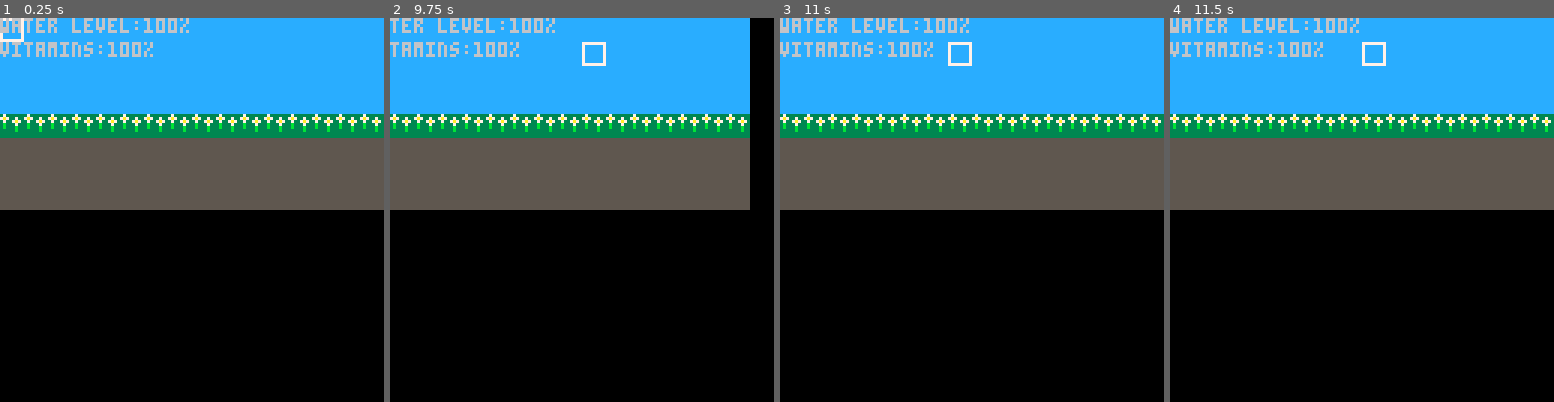
Above: before the commit, frames 1-4 (left to right).
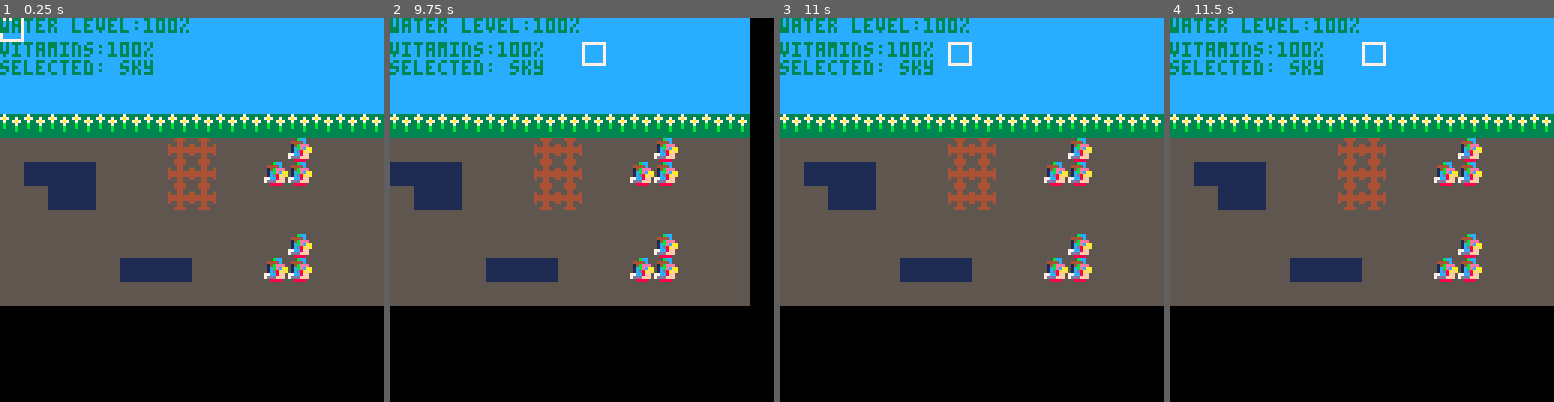
Above: after the commit, the same moments.

Repository: LogerGrunt/PicoRoots
Game: PICO-8 cartridge roots.p8
The game is run twice, just before and just after one commit, with the same random seed, the same clock (stepped at 60 frames per second) and the same inputs.
Inputs:
- Up to frame 1 (0.25 s): no input
- Up to frame 2 (9.75 s): tap O (Z key) at 0.7, 1.7, 2.1, 2.5, 2.9, 3.3, 3.7, 4.1, 4.5, 4.9, 5.3, 5.7, 6.1, 6.5, 6.9, 7.3, 7.7, 8.1, 8.5, 8.9, 9.3, 9.7 s; hold Right 1.6-2.1 s; hold Up 2.15-2.42 s; hold Right 2.47-3.03 s; hold Left 3.08-3.58 s; hold Down 3.63-3.97 s; hold Right 4.02-4.68 s; hold Up 4.73-5.03 s; hold Left 5.08-5.68 s; hold Down 5.73-6.03 s; hold Right 6.08-6.58 s; hold Right 6.63-7.13 s; hold Up 7.18-7.45 s; hold Right 7.5-8.07 s; hold Left 8.12-8.62 s; hold Down 8.67-9 s; hold Right 9.05-9.72 s
- Up to frame 3 (11 s): hold Up 9.77-10.07 s; tap O (Z key) at 10.1, 10.5, 10.9 s; hold Left 10.12-10.72 s; hold Down from 10.77 s (still down)
- Up to frame 4 (11.5 s): release Down at 11.07 s; hold Right from 11.12 s (still down); tap O (Z key) at 11.3 s

The runs differ from the first frame. In frame 1, 31% of the frame differs, in the area x 0-100%, y 0-75%; in frame 2, 30%; in frame 3, 31%; in frame 4, 31%.

Commit message:
Update roots.p8
PROTOTYPE DONE YAAAAY!!!!

Diff:
--- a/roots.p8
+++ b/roots.p8
@@ -8,6 +8,7 @@
 end
 
 function _update()
+	update_stats()
 	move_selection()
 	check_build()
 end
@@ -20,6 +21,7 @@
 	--draw_level()
 	draw_selected()
 	print_stats()
+	print("selected: " .. tile_type(selectionx,selectiony),3)
 end
 
 
@@ -68,10 +70,14 @@
 water_level=100
 vitamin_level=100
 
+function update_stats()
+	water_level=mid(0,water_level,100)
+	vitamin_level=mid(0,vitamin_level,100)
+end
 
 function print_stats()
-	print("water level:" .. water_level .. "%",0,0)
-	print("vitamins:" .. vitamin_level .. "%",0,8)
+	print("water level:" .. water_level .. "%",camx,camy)
+	print("vitamins:" .. vitamin_level .. "%",camx,camy+8)
 end
 
 
@@ -84,40 +90,60 @@
 fertile_tiles={17}
 rock_tiles={6}
 grass_tiles={2}
-root_tiles={7}
+root_tiles={7,8}
 
 function tile_type(x,y)
 	tile=mget(x,y)
-	for i = 1,#sky_tiles do
+	for i=1,#sky_tiles do
 		if (sky_tiles[i]==tile) return "sky"
+	end
+	for i=1,#earth_tiles do
 		if (earth_tiles[i]==tile) return "earth"
+	end
+	for i=1,#water_tiles do
 		if (water_tiles[i]==tile) return "water"
+	end
+	for i=1,#fertile_tiles do
 		if (fertile_tiles[i]==tile) return "vitamin"
+	end
+	for i=1,#rock_tiles do
 		if (rock_tiles[i]==tile) return "rock"
+	end
+	for i=1,#root_tiles do
 		if (root_tiles[i]==tile) return "root"
 	end
-
+	for i=1,#grass_tiles do
+		if (grass_tiles[i]==tile) return "grass"
+	end
 end
 
 -->8
 --root code
 
 function check_adjacent(x,y)
-	if mget(x+1,y) or mget(x-1,y) or mget(x,y+1) or mget(y-1)=="root" then
+	if tile_type(x+1,y)=="root" or tile_type(x-1,y)=="root" or tile_type(x,y+1)=="root" or tile_type(x,y-1)=="root" then
 		return true
 	end
 end
 
 function build_root(x,y)
-	if tile_type(x,y)=="water" then
-	--warning code here
+	if check_adjacent(x,y)==true then
+		if tile_type(x,y)=="water" then
+			mset(x,y,8)
+			vitamin_level+=10
+			water_level+=15
+
+		end
+		if tile_type(x,y)=="vitamin" then
+			mset(x,y,7)
+			vitamin_level+=15
+		end
+		if tile_type(x,y)=="earth" then
+			mset(x,y,7)
+			water_level-=10
+			vitamin_level-=5
+		end
 	end
- 	if tile_type(x,y)=="earth" then
-		if check_adjacent(x,y)==true then
-  			mset(x,y,7)
-			water_level-=5
-		end
- 	end
 end
 
 function check_build()
@@ -126,28 +152,32 @@
 	end
 end
 __gfx__
-000000005555555537333333cccccccc111111117777777744444444554444550000000000000000000000000000000000000000000000000000000000000000
-00000000555555557a733733cccccccc111111117000000744444444555445550000000000000000000000000000000000000000000000000000000000000000
-007007005555555537337a73cccccccc111111117000000744455544455445540000000000000000000000000000000000000000000000000000000000000000
-00077000555555553b333733cccccccc111111117000000744556754444444440000000000000000000000000000000000000000000000000000000000000000
-00077000555555553b333b33cccccccc111111117000000745556654444444440000000000000000000000000000000000000000000000000000000000000000
-007007005555555533333b33cccccccc111111117000000745555554455445540000000000000000000000000000000000000000000000000000000000000000
-000000005555555533333333cccccccc111111117000000744555544555445550000000000000000000000000000000000000000000000000000000000000000
-000000005555555533333333cccccccc111111117777777744444444554444550000000000000000000000000000000000000000000000000000000000000000
-00000000444bcc440000000000000000000000000000000000000000000000000000000000000000000000000000000000000000000000000000000000000000
-0000000045555c440000000000000000000000000000000000000000000000000000000000000000000000000000000000000000000000000000000000000000
-00000000415beee40000000000000000000000000000000000000000000000000000000000000000000000000000000000000000000000000000000000000000
-0000000041cbecaa0000000000000000000000000000000000000000000000000000000000000000000000000000000000000000000000000000000000000000
-0000000041cd8afa0000000000000000000000000000000000000000000000000000000000000000000000000000000000000000000000000000000000000000
-0000000077cc8ff40000000000000000000000000000000000000000000000000000000000000000000000000000000000000000000000000000000000000000
-000000007dddfff40000000000000000000000000000000000000000000000000000000000000000000000000000000000000000000000000000000000000000
-00000000448888440000000000000000000000000000000000000000000000000000000000000000000000000000000000000000000000000000000000000000
+000000005555555537333333cccccccc111111117777777744444444554444551144441100000000000000000000000000000000000000000000000000000000
+00000000555555557a733733cccccccc111111117000000744444444555445551114411100000000000000000000000000000000000000000000000000000000
+007007005555555537337a73cccccccc111111117000000744455544455445544114411400000000000000000000000000000000000000000000000000000000
+00077000555555553b333733cccccccc111111117000000744556754444444444444444400000000000000000000000000000000000000000000000000000000
+00077000555555553b333b33cccccccc111111117000000745556654444444444444444400000000000000000000000000000000000000000000000000000000
+007007005555555533333b33cccccccc111111117000000745555554455445544114411400000000000000000000000000000000000000000000000000000000
+000000005555555533333333cccccccc111111117000000744555544555445551114411100000000000000000000000000000000000000000000000000000000
+000000005555555533333333cccccccc111111117777777744444444554444551144441100000000000000000000000000000000000000000000000000000000
+00000000555bcc550000000000000000000000000000000000000000000000000000000000000000000000000000000000000000000000000000000000000000
+0000000054444c550000000000000000000000000000000000000000000000000000000000000000000000000000000000000000000000000000000000000000
+00000000514beee50000000000000000000000000000000000000000000000000000000000000000000000000000000000000000000000000000000000000000
+0000000051cbecaa0000000000000000000000000000000000000000000000000000000000000000000000000000000000000000000000000000000000000000
+0000000051cd8afa0000000000000000000000000000000000000000000000000000000000000000000000000000000000000000000000000000000000000000
+0000000077cc8ff50000000000000000000000000000000000000000000000000000000000000000000000000000000000000000000000000000000000000000
+000000007dddfff50000000000000000000000000000000000000000000000000000000000000000000000000000000000000000000000000000000000000000
+00000000558888550000000000000000000000000000000000000000000000000000000000000000000000000000000000000000000000000000000000000000
 __map__
 0303030303030303030303030303030300000000000000000000000000000000000000000000000000000000000000000000000000000000000000000000000000000000000000000000000000000000000000000000000000000000000000000000000000000000000000000000000000000000000000000000000000000000
 0303030303030303030303030303030300000000000000000000000000000000000000000000000000000000000000000000000000000000000000000000000000000000000000000000000000000000000000000000000000000000000000000000000000000000000000000000000000000000000000000000000000000000
 0303030303030303030303030303030300000000000000000000000000000000000000000000000000000000000000000000000000000000000000000000000000000000000000000000000000000000000000000000000000000000000000000000000000000000000000000000000000000000000000000000000000000000
 0303030303030303030303030303030300000000000000000000000000000000000000000000000000000000000000000000000000000000000000000000000000000000000000000000000000000000000000000000000000000000000000000000000000000000000000000000000000000000000000000000000000000000
 0202020202020202020202020202020200000000000000000000000000000000000000000000000000000000000000000000000000000000000000000000000000000000000000000000000000000000000000000000000000000000000000000000000000000000000000000000000000000000000000000000000000000000
+0101010101010107070101011101010100000000000000000000000000000000000000000000000000000000000000000000000000000000000000000000000000000000000000000000000000000000000000000000000000000000000000000000000000000000000000000000000000000000000000000000000000000000
+0104040401010107070101111101010100000000000000000000000000000000000000000000000000000000000000000000000000000000000000000000000000000000000000000000000000000000000000000000000000000000000000000000000000000000000000000000000000000000000000000000000000000000
+0101040401010107070101010101010100000000000000000000000000000000000000000000000000000000000000000000000000000000000000000000000000000000000000000000000000000000000000000000000000000000000000000000000000000000000000000000000000000000000000000000000000000000
 0101010101010101010101010101010100000000000000000000000000000000000000000000000000000000000000000000000000000000000000000000000000000000000000000000000000000000000000000000000000000000000000000000000000000000000000000000000000000000000000000000000000000000
+0101010101010101010101011101010100000000000000000000000000000000000000000000000000000000000000000000000000000000000000000000000000000000000000000000000000000000000000000000000000000000000000000000000000000000000000000000000000000000000000000000000000000000
+0101010101040404010101111101010100000000000000000000000000000000000000000000000000000000000000000000000000000000000000000000000000000000000000000000000000000000000000000000000000000000000000000000000000000000000000000000000000000000000000000000000000000000
 0101010101010101010101010101010100000000000000000000000000000000000000000000000000000000000000000000000000000000000000000000000000000000000000000000000000000000000000000000000000000000000000000000000000000000000000000000000000000000000000000000000000000000
-0101010101010101010101010101010100000000000000000000000000000000000000000000000000000000000000000000000000000000000000000000000000000000000000000000000000000000000000000000000000000000000000000000000000000000000000000000000000000000000000000000000000000000
